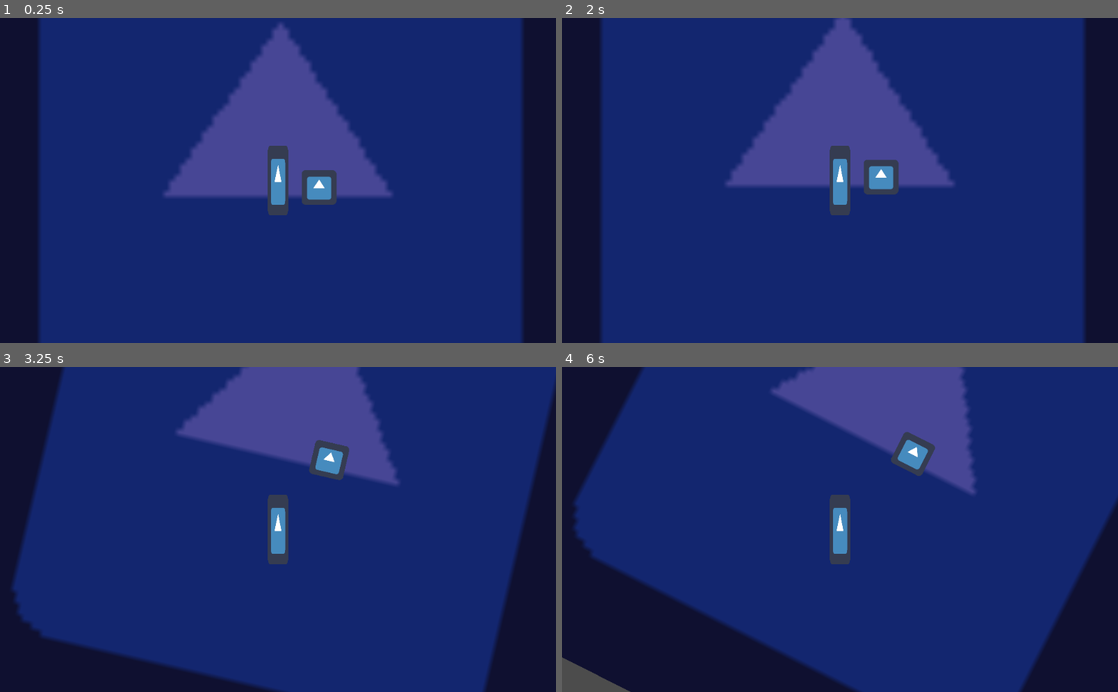
Above: before the commit, frames 1-4 (two rows, left to right).
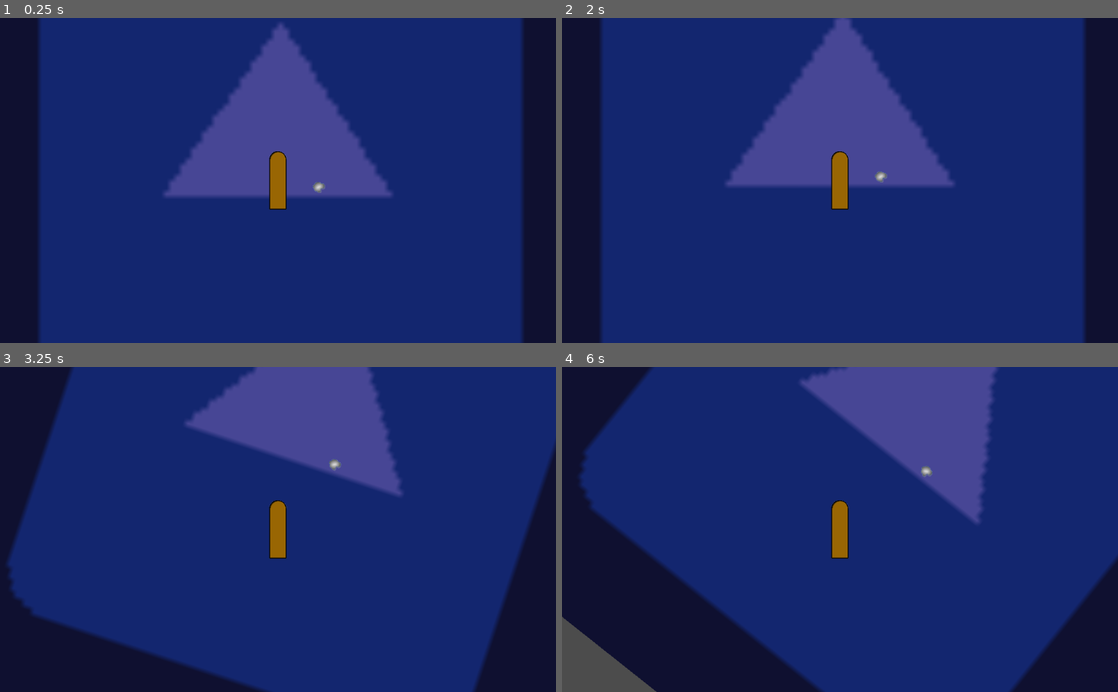
Above: after the commit, the same moments.

Repository: airwindows/ClusterFluff
Game: Godot game, scene res://root.tscn
Two runs of this game, one before a commit and one after it. Both use one fixed random seed, a clock stepped at 60 frames per second and the inputs below. The engine's default icon, where the game draws it, is replaced by a stand-in: a white triangle on a blue panel in a dark square.
Inputs:
- Up to frame 1 (0.25 s): no input
- Up to frame 2 (2 s): tap Enter at 0.5 s; hold Right (ui_right) 0.53-1.28 s; tap Space at 1.25 s; hold Down (ui_down) from 1.28 s (still down)
- Up to frame 3 (3.25 s): release Down (ui_down) at 2.03 s; hold Right (ui_right) 2.03-2.78 s; hold Up (ui_up) from 2.78 s (still down)
- Up to frame 4 (6 s): release Up (ui_up) at 3.53 s; hold Left (ui_left) 3.53-5.03 s; hold Down (ui_down) 5.03-5.78 s; hold Right (ui_right) from 5.78 s (still down)

The runs differ from the first frame. In frame 1, 1.4% of the frame differs, in the area x 48-61%, y 39-61%; in frame 2, 1.4%; in frame 3, 5.9%; in frame 4, 11%, in the area x 0-100%, y 0-100%.

Commit message:
Added some crude imagery for the tanker and the rock, because that face is scary, dude!

Diff:
--- a/Rock.tscn
+++ b/Rock.tscn
@@ -1,8 +1,8 @@
 [gd_scene load_steps=2 format=2]
 
-[ext_resource path="res://icon.png" type="Texture" id=1]
+[ext_resource path="res://Rock.png" type="Texture" id=1]
 
-[node name="Rock" type="KinematicBody2D"]
+[node name="Rock" type="KinematicBody2D" index="0"]
 
 position = Vector2( 4.20616, 3.82502 )
 input_pickable = false
@@ -20,5 +20,5 @@
 [node name="CollisionPolygon2D" type="CollisionPolygon2D" parent="." index="1"]
 
 build_mode = 0
-polygon = PoolVector2Array( -32, -32, 32, -32, 32, 32, -32, 32 )
+polygon = PoolVector2Array( -9.01072, -7.29395, -0.968787, -9.7415, 8.47174, -7.64361, 11.9682, 0.0486753, 4.6256, 3.54517, 1.12911, 10.8878, -8.66107, 7.04166, -11.8079, -1.00027 )
 _sections_unfolded = [ "Transform" ]
--- a/Tanker.tscn
+++ b/Tanker.tscn
@@ -1,7 +1,7 @@
 [gd_scene load_steps=3 format=2]
 
 [ext_resource path="res://Tanker.gd" type="Script" id=1]
-[ext_resource path="res://icon.png" type="Texture" id=2]
+[ext_resource path="res://Tanker.png" type="Texture" id=2]
 
 [node name="Tanker" type="RigidBody2D" index="0"]
 
@@ -24,12 +24,13 @@
 angular_velocity = 0.0
 angular_damp = -1.0
 script = ExtResource( 1 )
+_sections_unfolded = [ "Transform" ]
 momentum_forward = 0
 momentum_turn = 0
 
 [node name="Sprite" type="Sprite" parent="." index="0"]
 
-scale = Vector2( 0.3, 1 )
+scale = Vector2( 0.3, 0.3 )
 texture = ExtResource( 2 )
 _sections_unfolded = [ "Transform" ]
 
@@ -38,7 +39,7 @@
 position = Vector2( -0.674976, -0.181992 )
 scale = Vector2( 1.0675, 1.0182 )
 build_mode = 0
-polygon = PoolVector2Array( -16, -60, 16.5308, -60.8232, 16, 60, -16, 60 )
+polygon = PoolVector2Array( -14, -42, -8, -50, 8, -50, 14, -42, 14, 52, -14, 52 )
 
 [node name="Camera2D" type="Camera2D" parent="." index="2"]
 
--- a/root.tscn
+++ b/root.tscn
@@ -4,7 +4,7 @@
 [ext_resource path="res://Rock.tscn" type="PackedScene" id=2]
 [ext_resource path="res://icon.png" type="Texture" id=3]
 
-[node name="root" type="Node2D" index="0"]
+[node name="root" type="Node2D"]
 
 position = Vector2( 2, 2 )
 _sections_unfolded = [ "Transform" ]
Binary file added: Rock.png
Not shown, added: Rock.png.import
Binary file added: Tanker.png
Not shown, added: Tanker.png.import
Not shown, added: Imagery.odg
